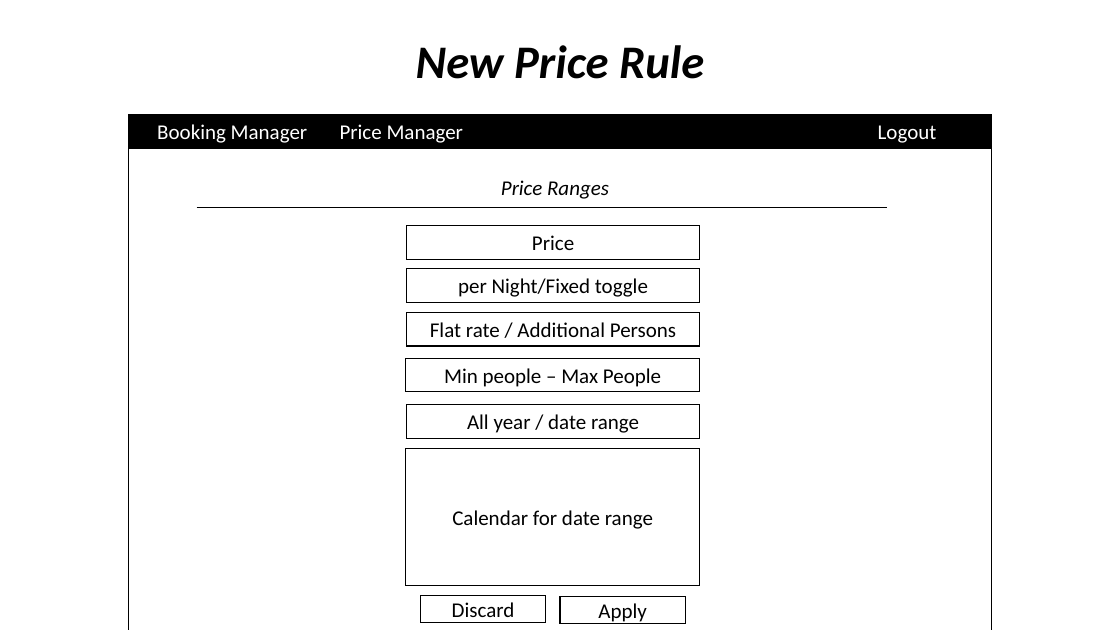
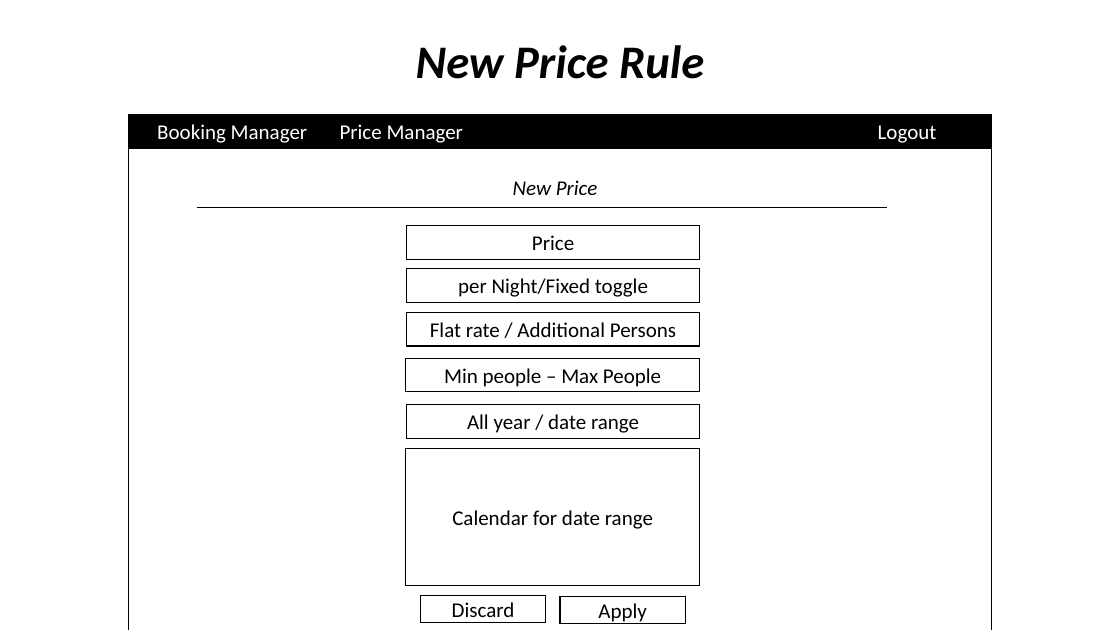
Before and after one commit to carlkassebaum/carob-cottage, a slide deck: slide 16 of documentation/flow_diagrams/Diagrams.pptx. Drawn at 1120x630 pixels with LibreOffice and Linux fonts; fonts in the diff are those of the drawing. Boxes give left, top, right and bottom in pixels: in the first picture for what was removed or moved away, otherwise in the second. Text is boxed around its words. In the diff, an @@ line names an element or a change of style, - is before the commit and + after.

Commit message:
Issue #1 - Changing new price title in powerpoint

```diff
--- a/documentation/flow_diagrams/Diagrams.pptx
+++ b/documentation/flow_diagrams/Diagrams.pptx
@@ text at <box>513,180,597,195</box>: text changed @@
-Price Ranges
+New Price
```
Also in this commit, not shown: 1 other slide changed.
